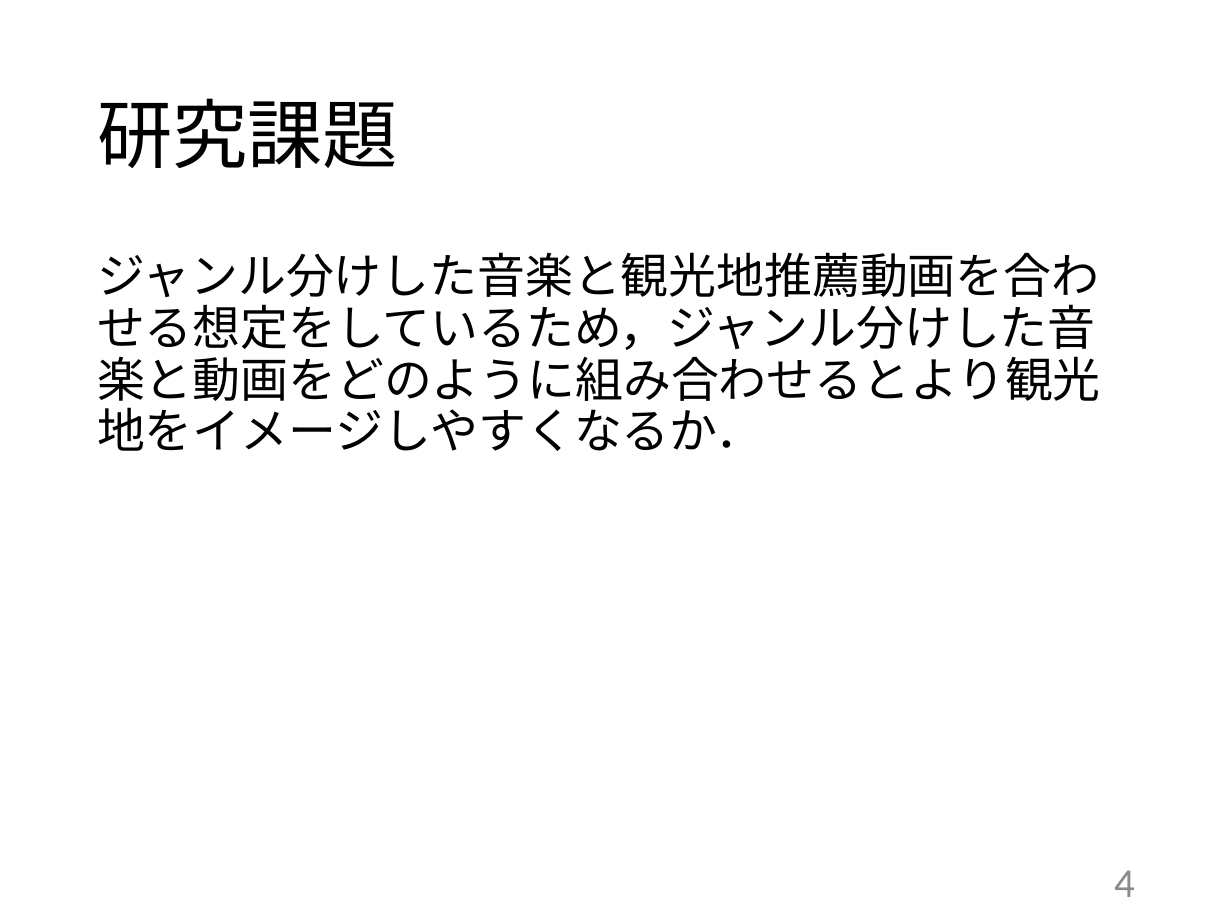
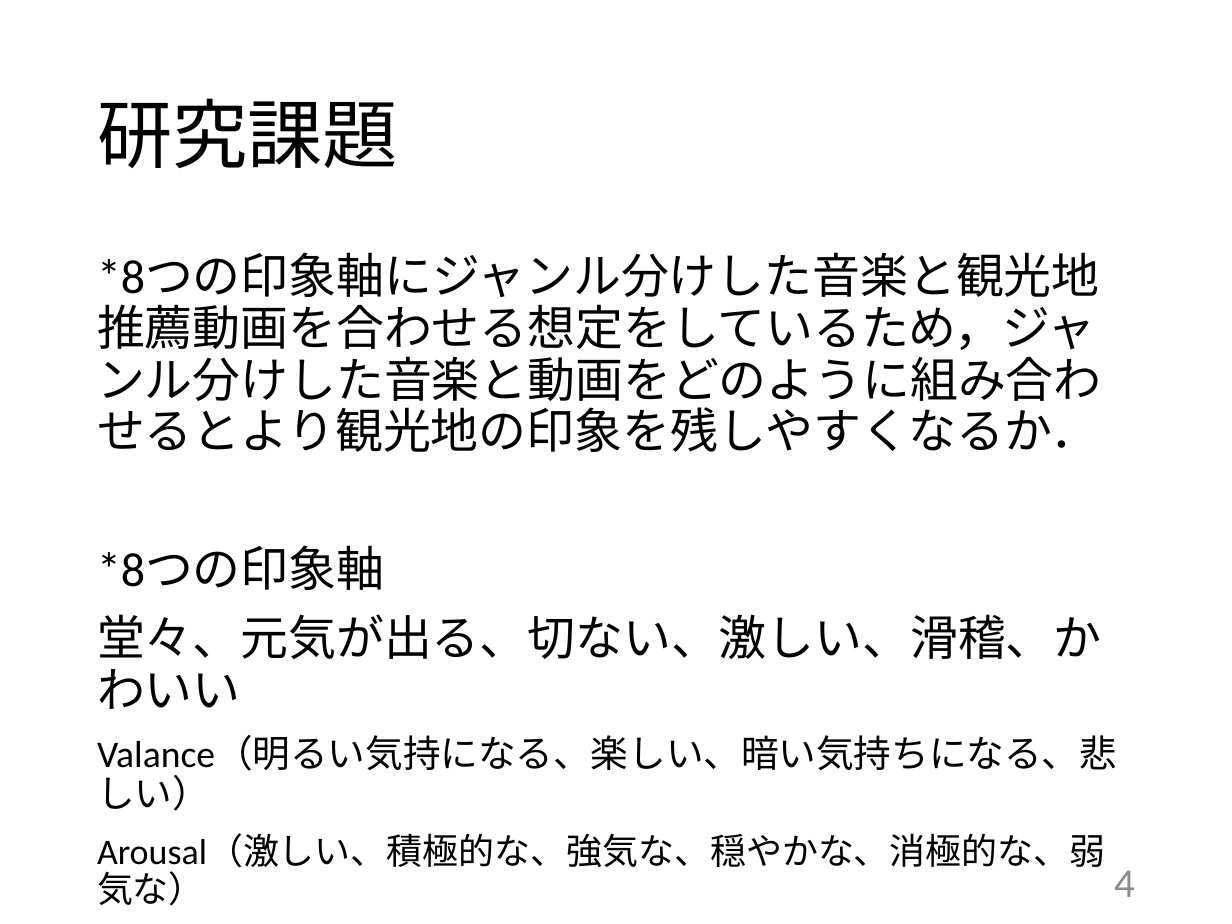
Before and after one commit to kait-takanolab/1821144-yoshii-thesis, a slide deck: slide 4 of 学部_中間発表_1821144.pptx. Drawn at 1232x924 pixels with LibreOffice and Linux fonts; fonts in the diff are those of the drawing. Boxes give left, top, right and bottom in pixels: in the first picture for what was removed or moved away, otherwise in the second. Text is boxed around its words. In the diff, an @@ line names an element or a change of style, - is before the commit and + after.

Commit message:
Update 学部_中間発表_1821144.pptx
修正しました

```diff
--- a/学部_中間発表_1821144.pptx
+++ b/学部_中間発表_1821144.pptx
@@ text at [97,296,1117,906]: text changed @@
-ジャンル分けした音楽と観光地推薦動画を合わせる想定をしているため，ジャンル分けした音楽と動画をどのように組み合わせるとより観光地をイメージしやすくなるか．
+*8つの印象軸にジャンル分けした音楽と観光地推薦動画を合わせる想定をしているため，ジャンル分けした音楽と動画をどのように組み合わせるとより観光地の印象を残しやすくなるか．
+*8つの印象軸
+堂々、元気が出る、切ない、激しい、滑稽、かわいい
+Valance（明るい気持になる、楽しい、暗い気持ちになる、悲しい）
+Arousal（激しい、積極的な、強気な、穏やかな、消極的な、弱気な）
```
Also in this commit, not shown: 5 other slides changed.
